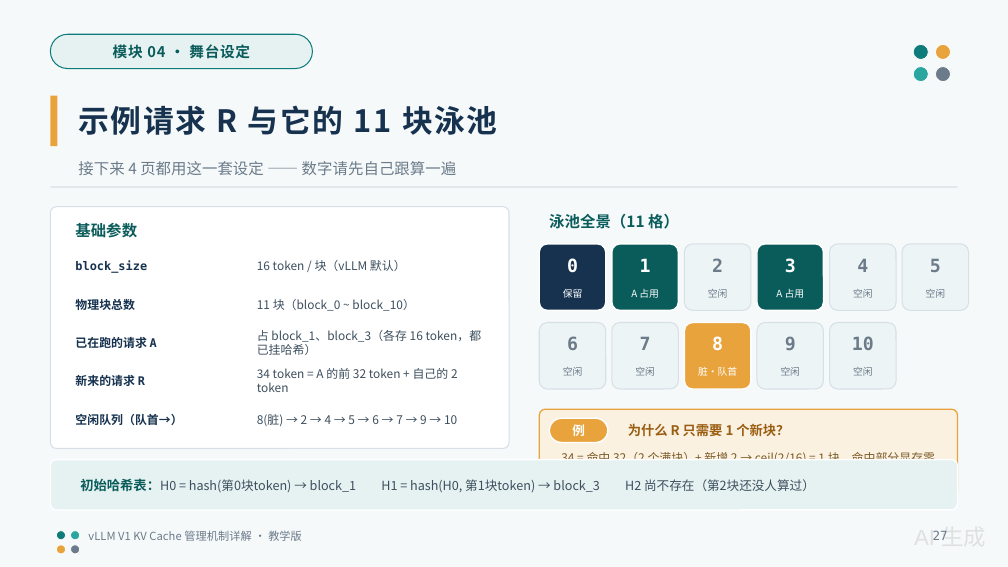
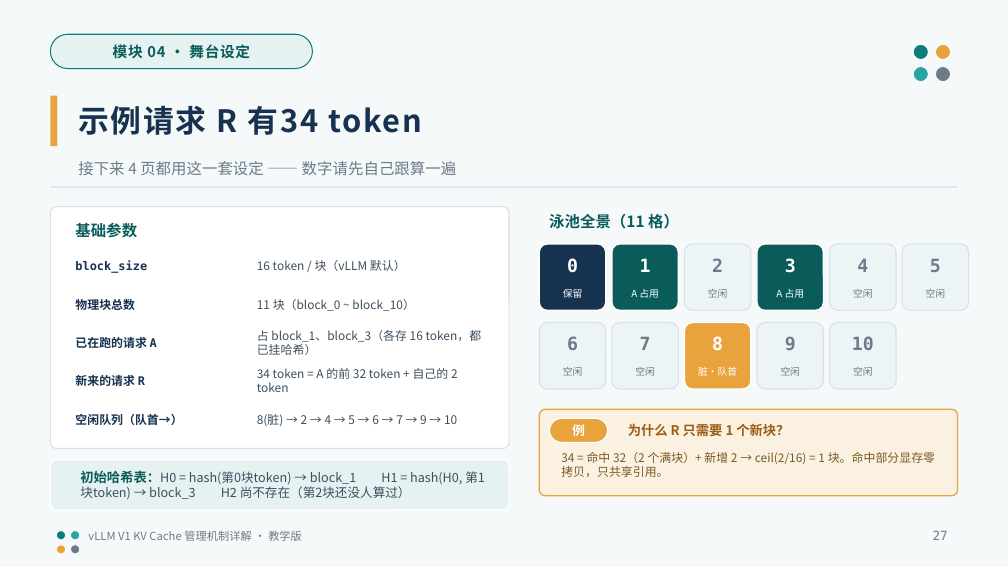
Before and after one commit to GoCHug/vllm, a slide deck: slide 27 of vllm/v1/core/kvcache_ppt/KVCache_管理机制详解_教学版.pptx. Drawn at 1008x567 pixels with LibreOffice and Linux fonts; fonts in the diff are those of the drawing. Boxes give left, top, right and bottom in pixels: in the first picture for what was removed or moved away, otherwise in the second. Text is boxed around its words. In the diff, an @@ line names an element or a change of style, - is before the commit and + after.

```diff
--- a/vllm/v1/core/kvcache_ppt/KVCache_管理机制详解_教学版.pptx
+++ b/vllm/v1/core/kvcache_ppt/KVCache_管理机制详解_教学版.pptx
@@ text at (78,106,422,135): text changed @@
-示例请求 R 与它的 11 块泳池
+示例请求 R 有34 token
@@ rounded rectangle: place and size @@
-rounded rectangle at (50,460,958,510)
+rounded rectangle at (50,460,509,510)
@@ text "初始哈希表：H0 = hash(第0块token) → block_1 ..." rewrapped from (80,478,815,493) to (80,470,485,498) @@
@@ text removed at (914,530,986,540) @@
-AI 生成
```
Also in this commit, not shown: 43 other slides changed, 1 other file.
